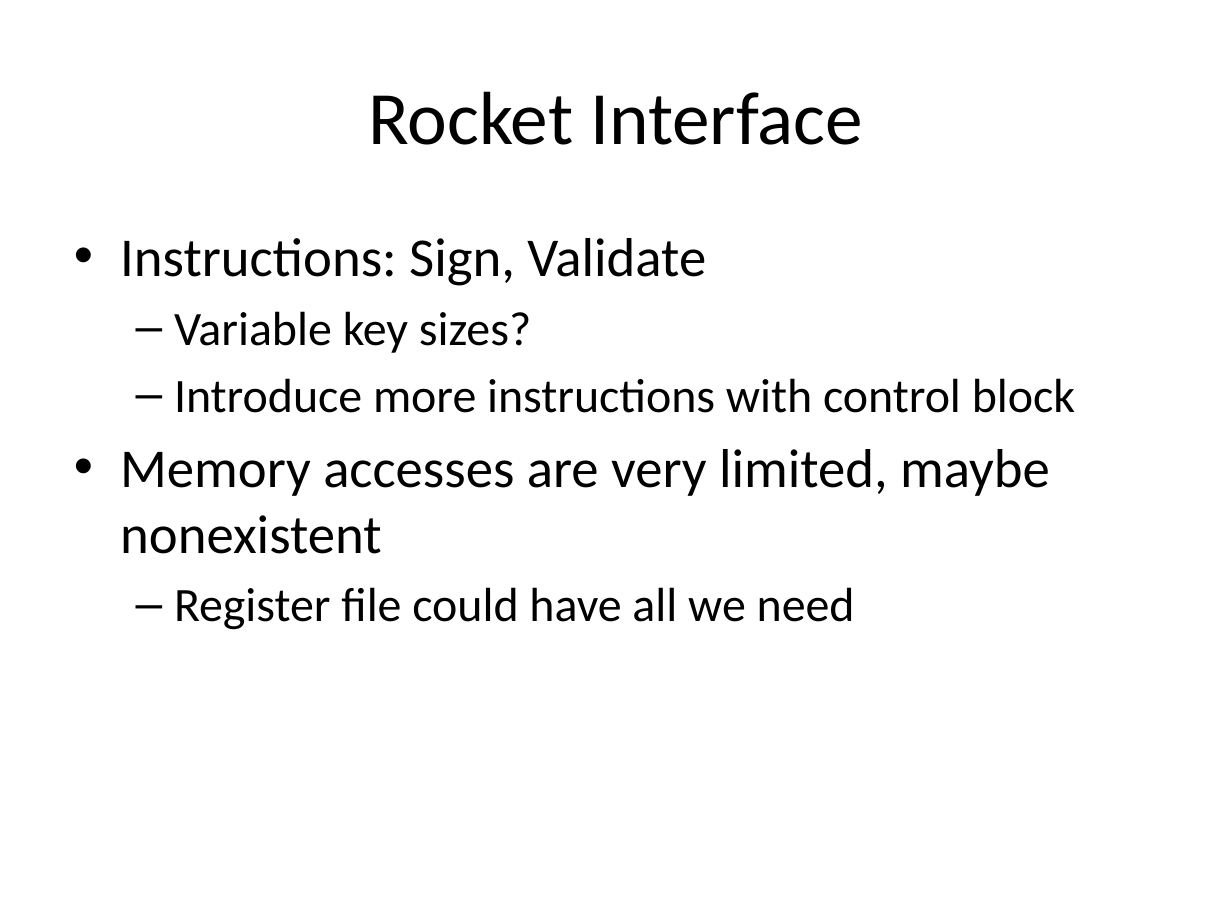
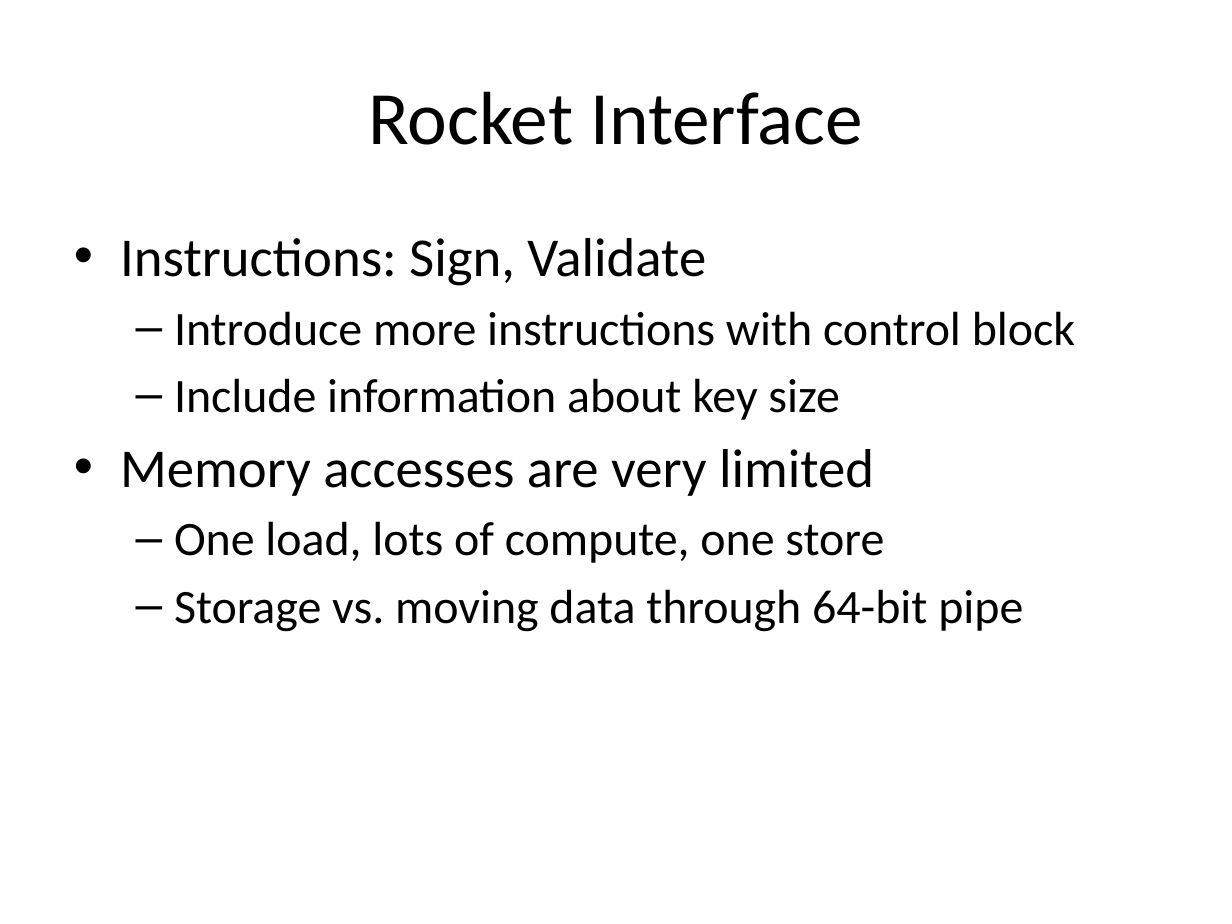
Before and after one commit to palmer-dabbelt/cs250-papers, a slide deck: slide 7 of cs250proposal.pptx. Drawn at 1232x924 pixels with LibreOffice and Linux fonts; fonts in the diff are those of the drawing. Boxes give left, top, right and bottom in pixels: in the first picture for what was removed or moved away, otherwise in the second. Text is boxed around its words. In the diff, an @@ line names an element or a change of style, - is before the commit and + after.

```diff
--- a/cs250proposal.pptx
+++ b/cs250proposal.pptx
@@ text at (174,311,531,353): paragraph removed @@
-  – Variable key sizes?
@@ text at (120,378,1023,632): text changed; size 32 to 28 pt @@
-• Memory accesses are very limited, maybe nonexistent
-  – Register file could have all we need
+  – Include information about key size
+• Memory accesses are very limited
+  – One load, lots of compute, one store
+  – Storage vs. moving data through 64-bit pipe
```
Also in this commit, not shown: 1 other slide changed, 1 slide removed.
